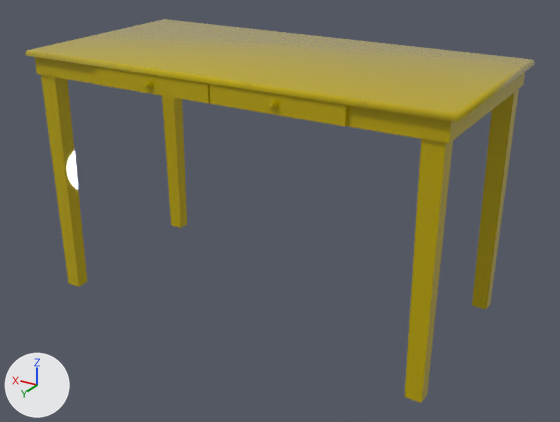
A saved change to the FBX model Assets/ART/Meshes/GENERAL/SM_Desk_Small.fbx.
Before and after are seen from a camera (50 mm lens) standing at (-1.443, 2.359, 1.549) and looking at (-0.046, 0.031, 0.385). The lights are fixed; the arrows at lower left show +X, +Y and +Z. The first picture is the older version. Where no turn or scale is listed for an object, it has been applied to the vertices.

The older version as bpy lines, for what is in view:
```python
me_mesh = bpy.data.meshes.new('Mesh')
me_mesh.from_pydata(...)  # 76 vertices, 56 faces; spans x -0.82..0.82, y -0.4..0.4, z 0.0..0.97
me_mesh.materials.append(mat_m_wood_painted)  # yellow #bca700
me_mesh_001 = bpy.data.meshes.new('Mesh.001')
me_mesh_001.from_pydata(...)  # 118 vertices, 112 faces; spans x -0.241..0.241, y -0.29..0.024, z -0.032..0.032
me_mesh_001.materials.append(mat_m_wood_painted)  # yellow #bca700
me_mesh_002 = bpy.data.meshes.new('Mesh.002')
me_mesh_002.from_pydata(...)  # 118 vertices, 112 faces; spans x -0.241..0.241, y -0.29..0.024, z -0.032..0.032
me_mesh_002.materials.append(mat_m_wood_painted)  # yellow #bca700
ob_sm_desk_small = bpy.data.objects.new('SM_Desk_Small', me_mesh)
ob_sm_desk_small.location = (0.0, 0.0, 0.0)
ob_sm_desk_small_drawer_01 = bpy.data.objects.new('SM_Desk_Small_Drawer_01', me_mesh_002)
ob_sm_desk_small_drawer_01.location = (-0.244, 0.394, 0.915)
ob_sm_desk_small_drawer_02 = bpy.data.objects.new('SM_Desk_Small_Drawer_02', me_mesh_001)
ob_sm_desk_small_drawer_02.location = (0.244, 0.394, 0.915)
```
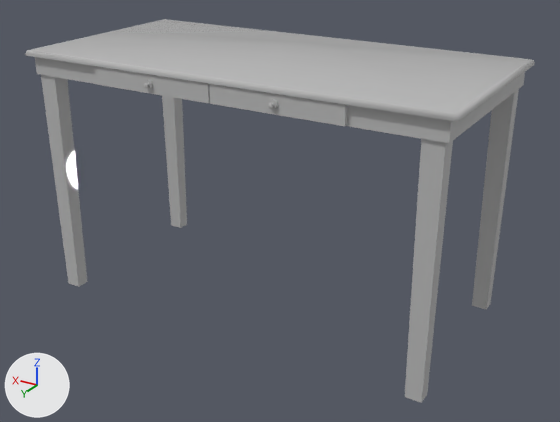
Changed parts and their boxes (x1, y1, x2, y2) in the pictures (560 x 422 px):
'SM_Desk_Small', recoloured (yellow to grey): (25, 19, 535, 403) in both
'SM_Desk_Small_Drawer_01', recoloured (yellow to grey): (210, 84, 348, 126) in both
'SM_Desk_Small_Drawer_02', recoloured (yellow to grey): (95, 66, 210, 103) in both

The edits, one by one:
Material 'Default' (mat_default) is new.
Its base color is (0.5, 0.5, 0.5) (grey #bcbcbc).
Its roughness is 0.0.
me_mesh has 76 vertices, 56 faces and spans x -0.82..0.82, y -0.4..0.4, z 0.0..0.97.
me_mesh no longer uses material mat_m_wood_painted (yellow #bca700).
me_mesh gains material mat_default (grey #bcbcbc).
me_mesh_001 has 118 vertices, 112 faces and spans x -0.241..0.241, y -0.29..0.024, z -0.032..0.032.
me_mesh_001 no longer uses material mat_m_wood_painted (yellow #bca700).
me_mesh_001 gains material mat_default (grey #bcbcbc).
me_mesh_002 has 118 vertices, 112 faces and spans x -0.241..0.241, y -0.29..0.024, z -0.032..0.032.
me_mesh_002 no longer uses material mat_m_wood_painted (yellow #bca700).
me_mesh_002 gains material mat_default (grey #bcbcbc).
